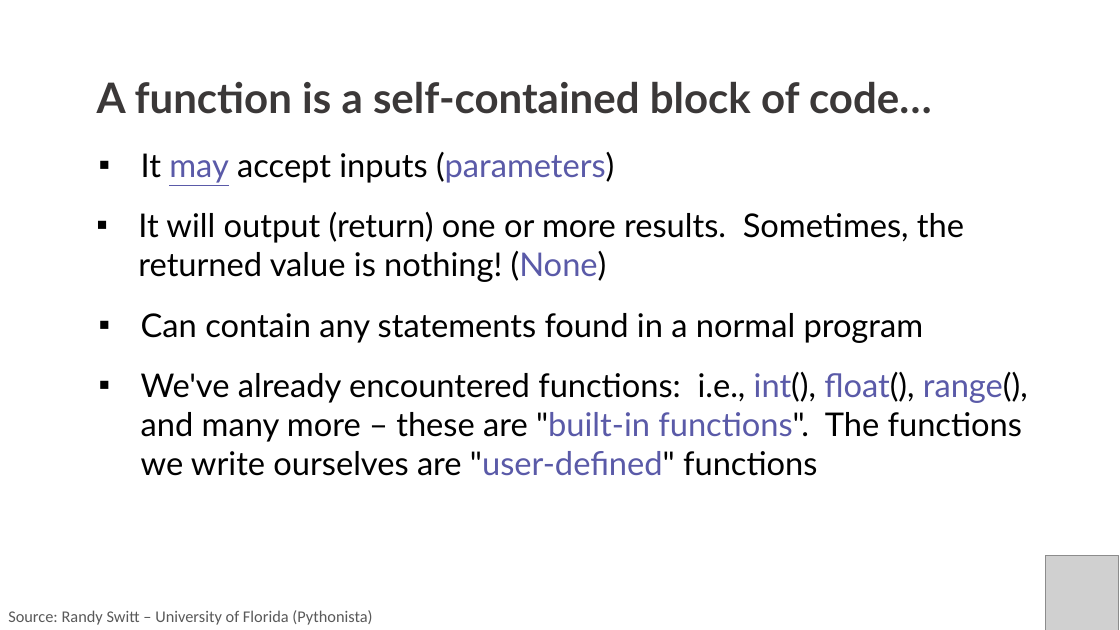
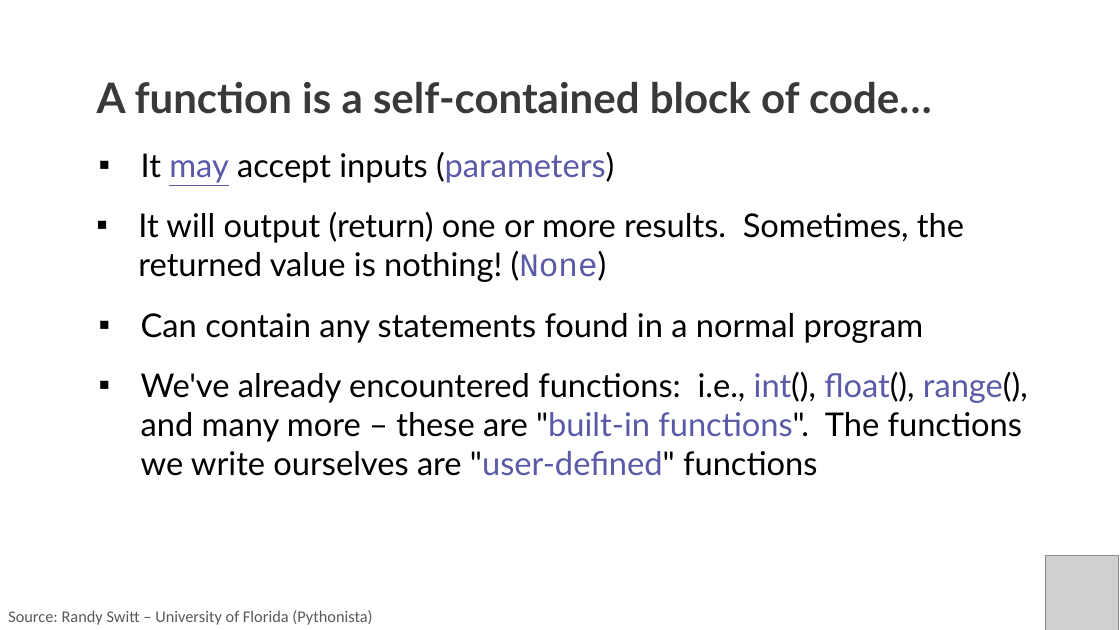
Before and after one commit to PracticumAI/python-for-ai, a slide deck: slide 3 of presentations/03_functions.pptx. Drawn at 1120x630 pixels with LibreOffice and Linux fonts; fonts in the diff are those of the drawing; grey boxes stand for pictures. Boxes give left, top, right and bottom in pixels: in the first picture for what was removed or moved away, otherwise in the second. Text is boxed around its words. In the diff, an @@ line names an element or a change of style, - is before the commit and + after.

```diff
--- a/presentations/03_functions.pptx
+++ b/presentations/03_functions.pptx
@@ text "It will output (return) one ..." at <box>138,212,964,282</box>: font Lato to Courier New in "(None)" @@
```
Also in this commit, not shown: 6 slides removed, 6 other files.
